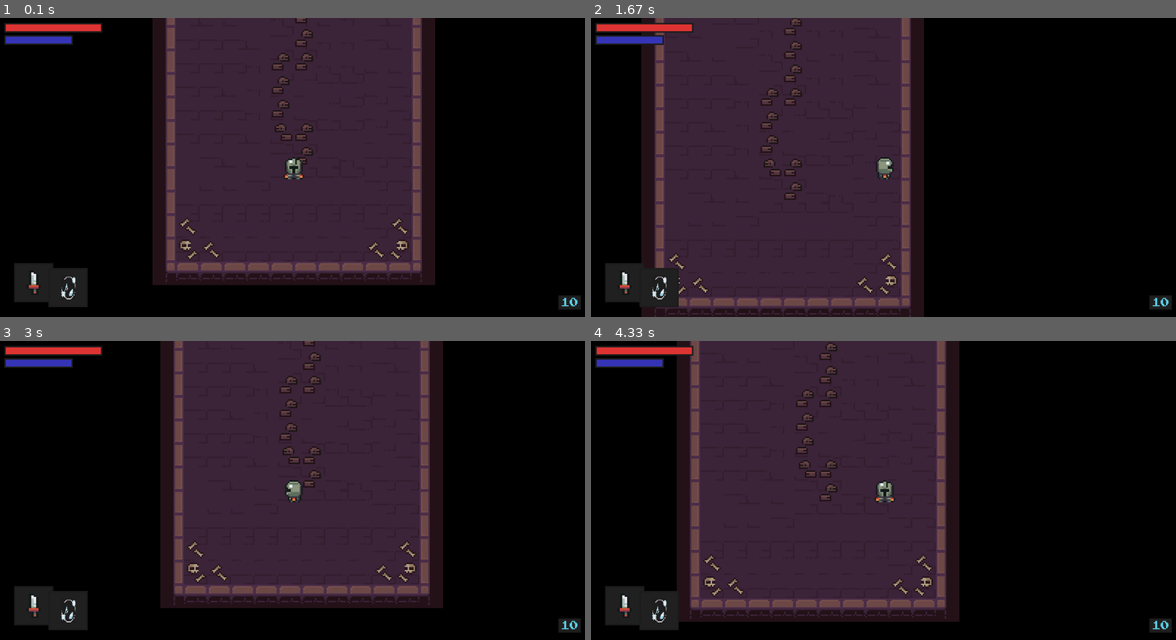
Above: before the commit, frames 1-4 (two rows, left to right).
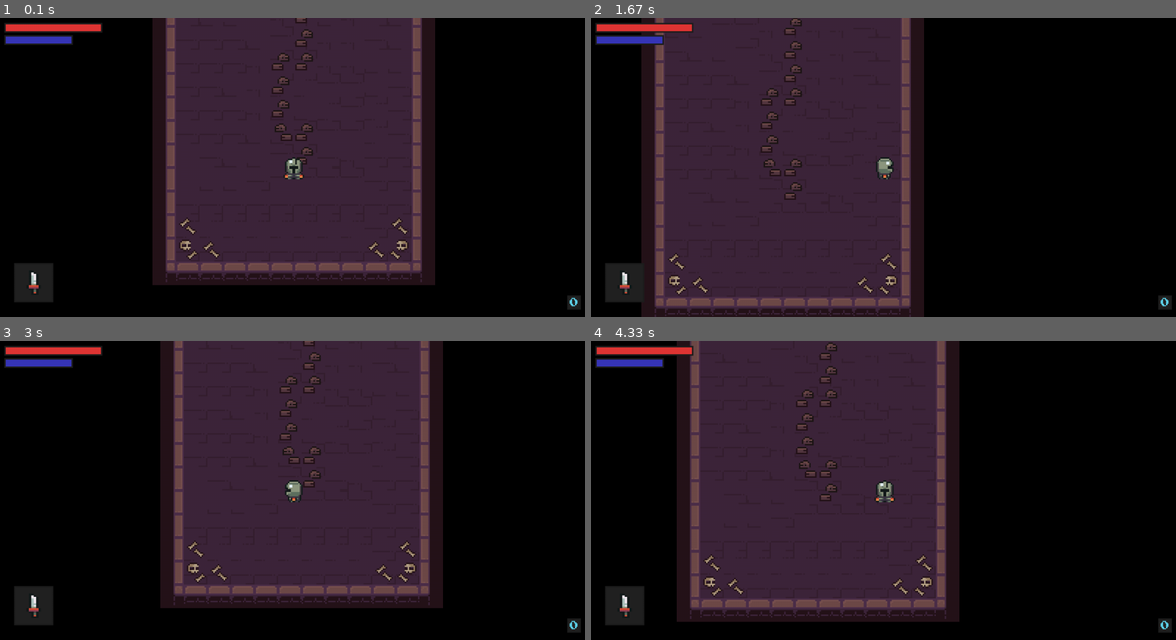
Above: after the commit, the same moments.

Repository: insper-classroom/devlife-23-1-projeto-pygame-luigi_ribolla
Game: pygame game, started from jogo.py
Two runs of this game, one before a commit and one after it. Both use one fixed random seed, a clock stepped at 60 frames per second and the inputs below.
Inputs:
- Up to frame 1 (0.1 s): no input
- Up to frame 2 (1.67 s): hold D 0.33-0.8 s; hold W 0.83-1.13 s; hold D 1.17-1.63 s
- Up to frame 3 (3 s): hold A 1.67-2.2 s; hold S 2.23-2.53 s; hold A 2.57-2.97 s
- Up to frame 4 (4.33 s): hold W 3-3.37 s; hold D 3.4-4.03 s; hold S from 4.07 s (still down)

The runs differ from the first frame. In frame 1, 0.8% of the frame differs, in the area x 8-98%, y 83-98%; in frame 2, 0.6%; in frame 3, 0.8%; in frame 4, 0.8%.

Commit message:
XP funcionando e Cajado como Arma

Diff:
--- a/constantes.py
+++ b/constantes.py
@@ -27,19 +27,19 @@
 #arma
 dados_arma = {
     'espada1': {'cooldown': 300, 'dano': 20, 'imagem':'docs/assets/img/espadas/espada1/espada1.png'},
-    'espada2': {'cooldown': 450, 'dano': 30, 'imagem':'docs/assets/img/espadas/espada2/espada2.png'}
+    'espada2': {'cooldown': 450, 'dano': 30, 'imagem':'docs/assets/img/espadas/espada2/espada2.png'},
+    'cajado': {'cooldown': 450, 'dano': 80, 'imagem':'docs/assets/img/espadas/cajado/cajado.png'}
 }
 
 #magia
 dados_magia = {
-    'gelo' : {'forca': 7, 'custo':20, 'imagem':'docs/assets/img/magias/magia2/icone.png'},
-    'conhecimento' : {'forca': 23, 'custo':40, 'imagem':'docs/assets/img/magias/magia1/icone.png'}
+    'cajado' : {'forca': 7, 'custo':20, 'imagem':'docs/assets/img/espadas/cajado/cajado.png'},
 }
 # inimigos
 monstros = {
-    'fogo': {'vida': 70, 'xp': 100, 'dano': 10, 'ataque': 'flam', 'som_attaque':'', 'velocidade': 3, 'resistencia': 5, 'raio_ataque': 50, 'raio_visao': 300},
+    'fogo': {'vida': 70, 'xp': 80, 'dano': 10, 'ataque': 'flam', 'som_attaque':'', 'velocidade': 3, 'resistencia': 5, 'raio_ataque': 50, 'raio_visao': 300},
     'skull': {'vida': 100, 'xp': 120, 'dano': 20, 'ataque': 'blast', 'som_attaque':'', 'velocidade': 2, 'resistencia': 5, 'raio_ataque': 50, 'raio_visao': 350},
     'beast': {'vida': 200, 'xp': 200, 'dano': 40, 'ataque': 'slash', 'som_attaque':'', 'velocidade': 1.8, 'resistencia': 5, 'raio_ataque': 50, 'raio_visao': 400},
     'cyclope': {'vida': 200, 'xp': 200, 'dano': 30, 'ataque': 'charge', 'som_attaque':'', 'velocidade': 2.5, 'resistencia': 5, 'raio_ataque': 50, 'raio_visao': 450},
-    'boss': {'vida': 1000, 'xp': 300, 'dano': 70, 'ataque': 'charge', 'som_attaque':'', 'velocidade': 2.5, 'resistencia': 5, 'raio_ataque': 50, 'raio_visao': 400},
+    'boss': {'vida': 1000, 'xp': 500, 'dano': 70, 'ataque': 'charge', 'som_attaque':'', 'velocidade': 2.5, 'resistencia': 5, 'raio_ataque': 50, 'raio_visao': 400},
 }
--- a/dados.py
+++ b/dados.py
@@ -68,12 +68,12 @@
 
         self.display_surface.blit(arma_sup,rect_arma)
 
-    def sobrepor_magia(self,magia_index,troca):
-        rect_fundo = self.selecionar(100,510,troca) #magia
-        magia_sup = self.imagem_magia[magia_index]
-        rect_magia = magia_sup.get_rect(center = rect_fundo.center)
+    # def sobrepor_magia(self,magia_index,troca):
+    #     rect_fundo = self.selecionar(100,510,troca)
+    #     magia_sup = self.imagem_magia[magia_index]
+    #     rect_magia = magia_sup.get_rect(center = rect_fundo.center)
 
-        self.display_surface.blit(magia_sup,rect_magia)
+    #     self.display_surface.blit(magia_sup,rect_magia)
 
     def display(self, hunter):
         self.mostrar_barra(hunter.vida,hunter.stats['vida'],self.rect_barra_vida,cor_vida)
@@ -82,4 +82,4 @@
         self.mostrar_xp(hunter.xp)
 
         self.sobrepor_arma(hunter.arma_index,not hunter.pode_trocar_arma)
-        self.sobrepor_magia(hunter.magia_index, not hunter.pode_trocar_magia)
+        # self.sobrepor_magia(hunter.magia_index, not hunter.pode_trocar_magia)
--- a/dungeon.py
+++ b/dungeon.py
@@ -68,31 +68,31 @@
                                 Monstros(
                                 'cyclope',
                                 (x,y),
-                                [self.sprites,self.sprites_atacaveis], self.objetos, self.dano_player)
+                                [self.sprites,self.sprites_atacaveis], self.objetos, self.dano_player, self.add_xp)
                         if tipo == "fogo":
                             if coluna == "0":
                                 Monstros(
                                 'fogo',
                                 (x,y),
-                                [self.sprites,self.sprites_atacaveis], self.objetos, self.dano_player)
+                                [self.sprites,self.sprites_atacaveis], self.objetos, self.dano_player, self.add_xp)
                         if tipo == "skull":
                             if coluna == "0":
                                 Monstros(
                                 'skull',
                                 (x,y),
-                                [self.sprites,self.sprites_atacaveis], self.objetos, self.dano_player)
+                                [self.sprites,self.sprites_atacaveis], self.objetos, self.dano_player, self.add_xp)
                         if tipo == "beast":
                             if coluna == "0":
                                 Monstros(
                                 'beast',
                                 (x,y),
-                                [self.sprites,self.sprites_atacaveis], self.objetos, self.dano_player)
+                                [self.sprites,self.sprites_atacaveis], self.objetos, self.dano_player, self.add_xp)
                         if tipo == "boss":
                             if coluna == "0":
                                 Monstros(
                                 'boss',
                                 (x,y),
-                                [self.sprites,self.sprites_atacaveis], self.objetos, self.dano_player)
+                                [self.sprites,self.sprites_atacaveis], self.objetos, self.dano_player, self.add_xp)
 
     def criar_ataque(self):
         self.ataque_atual = Arma(self.hunter,[self.sprites,self.sprites_ataque])
@@ -121,6 +121,9 @@
                 return False
             self.hunter.vulneravel = False
             self.hunter.tempo_ataque = pg.time.get_ticks()
+
+    def add_xp(self,soma):
+        self.hunter.xp += soma
 
     def desenha(self):
         self.sprites.custom_draw(self.hunter)
--- a/hunter.py
+++ b/hunter.py
@@ -44,7 +44,7 @@
         self.vida = self.stats['vida']
         self.energia = self.stats['energia']
         self.vel = self.stats['velocidade']
-        self.xp = 10
+        self.xp = 0
 
         # tempo de dano
         self.vulneravel = True
@@ -141,6 +141,8 @@
                 self.ataque = True
                 self.ataque_timer = pg.time.get_ticks()
                 self.criar_ataque()
+                if self.arma_index == 2:
+                    self.energia -= 10
 
             # magia
             if tecla[pg.K_LSHIFT]:
@@ -158,6 +160,9 @@
                     self.arma_index = 1
                     self.arma = list(dados_arma.keys())[self.arma_index]
                 elif self.arma_index == 1:
+                    self.arma_index = 2
+                    self.arma = list(dados_arma.keys())[self.arma_index]
+                elif self.arma_index == 2:
                     self.arma_index = 0
                     self.arma = list(dados_arma.keys())[self.arma_index]
 
@@ -170,6 +175,9 @@
                 elif self.magia_index == 1:
                     self.magia_index = 0
                     self.magia = list(dados_magia.keys())[self.magia_index]
+
+        if self.energia <= 0:
+            dados_arma['cajado']['dano'] = 0
 
     def update_estado(self):
         #idle
--- a/monstros.py
+++ b/monstros.py
@@ -4,7 +4,7 @@
 from settings import *
 
 class Monstros(Entidades):
-    def __init__(self, tipo, posicao, grupos, objetos, dano_player):
+    def __init__(self, tipo, posicao, grupos, objetos, dano_player, add_xp):
         super().__init__(grupos)
         self.tipo = "monstro"
         self.nome = tipo
@@ -37,6 +37,7 @@
         self.tempo_ataque = None
         self.ataque_cooldown = 500
         self.dano_player = dano_player
+        self.add_xp = add_xp
 
         # invencibilidade
         self.vuneravel = True
@@ -233,6 +234,7 @@
     def morte(self):
         if self.vida <= 0:
             self.kill()
+            self.add_xp(self.xp)
 
     def reacao(self):
         if not self.vuneravel:
Binary file added: docs/assets/img/espadas/cajado/baixo.png
Binary file added: docs/assets/img/espadas/cajado/cajado.png
Binary file added: docs/assets/img/espadas/cajado/cima.png
Binary file added: docs/assets/img/espadas/cajado/direita.png
Binary file added: docs/assets/img/espadas/cajado/esquerda.png
